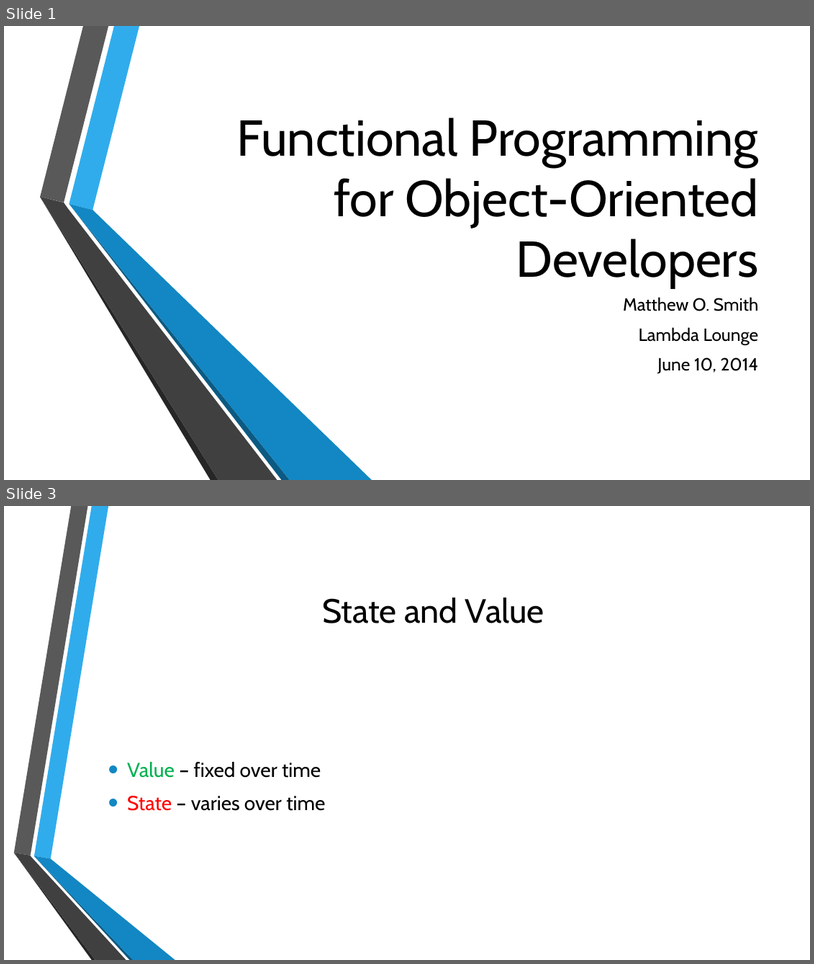
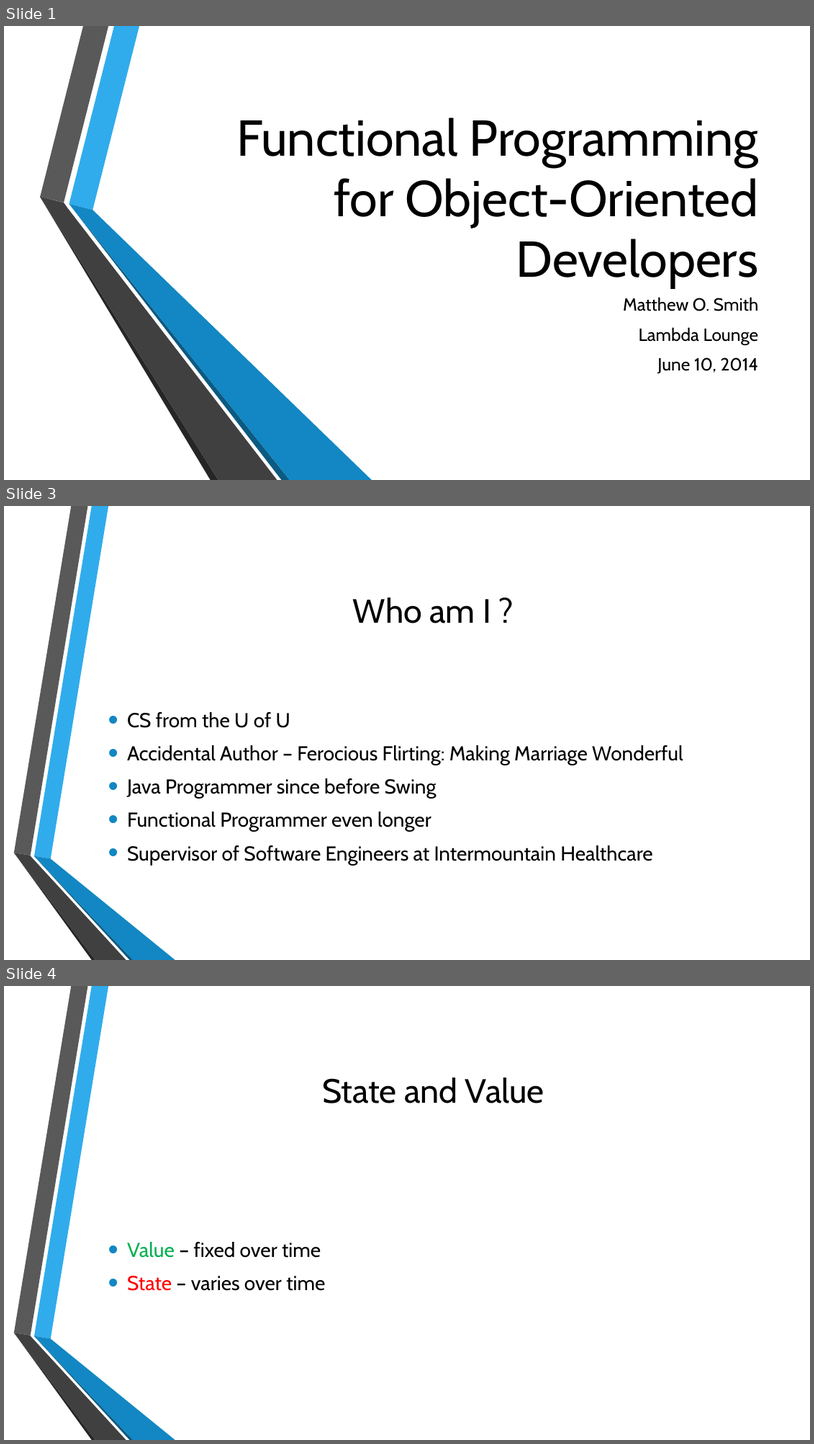
Before and after one commit to m0smith/presentations, a slide deck: FunctionalProgrammingForJavaDevelopers/ppt/Functional Programming for Object-Oriented Developers.pptx. Shown one above the other, each under a label of ours: slides 1 and 3 before the commit, slides 1, 3 and 4 after it; the slides between them are not shown. The pictures are 814x964 and 814x1444 pixels, drawn with LibreOffice and Linux fonts; fonts in the diff are those of the drawing; background and template pictures are left out. Boxes give left, top, right and bottom in pixels: in the first picture for what was removed or moved away, otherwise in the second. Text is boxed around its words. In the diff, an @@ line names an element or a change of style, - is before the commit and + after.

```diff
--- a/FunctionalProgrammingForJavaDevelopers/ppt/Functional Programming for Object-Oriented Developers.pptx
+++ b/FunctionalProgrammingForJavaDevelopers/ppt/Functional Programming for Object-Oriented Developers.pptx
@@ slide 3 added at box(4, 506, 810, 960), background picture (left out); not listed: 6 template elements that a slide beside it also shows @@
@@ title added at box(353, 597, 491, 623), 40 pt, text #000000 @@
+Who am I ?
@@ text added at box(127, 712, 684, 865), 24 pt, text #000000 @@
+• CS from the U of U
+• Accidental Author – Ferocious Flirting: Making Marriage Wonderful
+• Java Programmer since before Swing
+• Functional Programmer even longer
+• Supervisor of Software Engineers at Intermountain Healthcare
@@ what was slide 3 is now slide 4 @@
```
Also in this commit, not shown: 7 slides changed, 2 other slides added.
